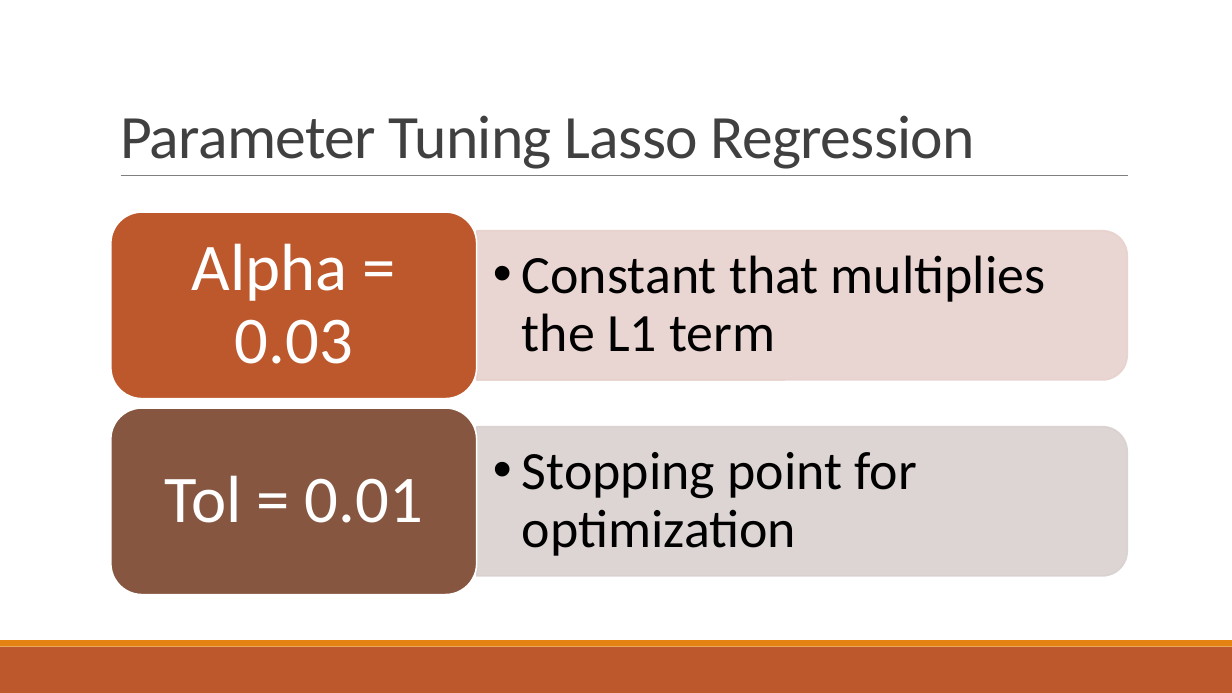
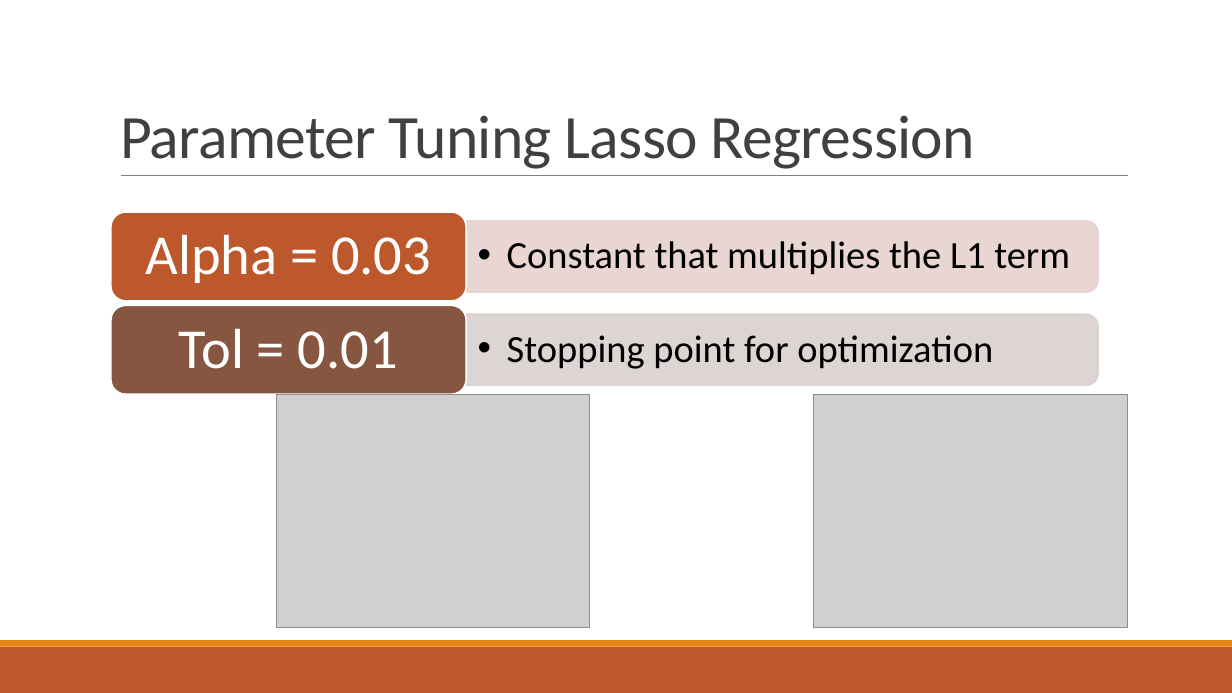
Before and after one commit to suong4554/Machine-Learning-Poly-U, a slide deck: slide 9 of Presentation.pptx. Drawn at 1232x693 pixels with LibreOffice and Linux fonts; fonts in the diff are those of the drawing; grey boxes stand for pictures. Boxes give left, top, right and bottom in pixels: in the first picture for what was removed or moved away, otherwise in the second. Text is boxed around its words. In the diff, an @@ line names an element or a change of style, - is before the commit and + after.

Commit message:
graphs for alpha and tolerance

```diff
--- a/Presentation.pptx
+++ b/Presentation.pptx
@@ rounded rectangle: place and size @@
-rounded rectangle at box(111, 213, 477, 399)
+rounded rectangle at box(111, 212, 467, 300)
@@ text "Alpha = 0.03" at box(146, 234, 431, 283): size 52 to 44 pt; less space between paragraphs @@
@@ round same rect: place and size @@
-round same rect at box(477, 230, 1128, 380)
+round same rect at box(466, 221, 1098, 293)
@@ text "Constant that multiplies the L1 ...": place and size @@
-text "Constant that multiplies the L1 ..." at box(522, 255, 1046, 352)
+text "Constant that multiplies the L1 ..." at box(507, 241, 1070, 275)
@@ text "Constant that multiplies the L1 ..." at box(507, 241, 1070, 275): size 42 to 30 pt; less space between paragraphs @@
@@ rounded rectangle: place and size @@
-rounded rectangle at box(111, 409, 477, 595)
+rounded rectangle at box(111, 305, 467, 394)
@@ text "Tol = 0.01" at box(179, 329, 398, 369): size 52 to 44 pt; less space between paragraphs @@
@@ text "Tol = 0.01": place and size @@
-text "Tol = 0.01" at box(164, 475, 423, 523)
+text "Tol = 0.01" at box(179, 329, 398, 369)
@@ round same rect: place and size @@
-round same rect at box(477, 427, 1128, 577)
+round same rect at box(466, 315, 1098, 386)
@@ text "Stopping point for optimization" at box(507, 335, 993, 369): size 42 to 30 pt; less space between paragraphs @@
@@ text "Stopping point for optimization": place and size @@
-text "Stopping point for optimization" at box(522, 452, 916, 556)
+text "Stopping point for optimization" at box(507, 335, 993, 369)
@@ picture added at box(276, 395, 590, 628) @@
@@ picture added at box(814, 395, 1128, 628) @@
```
Also in this commit, not shown: 1 other slide changed, 4 other files.
